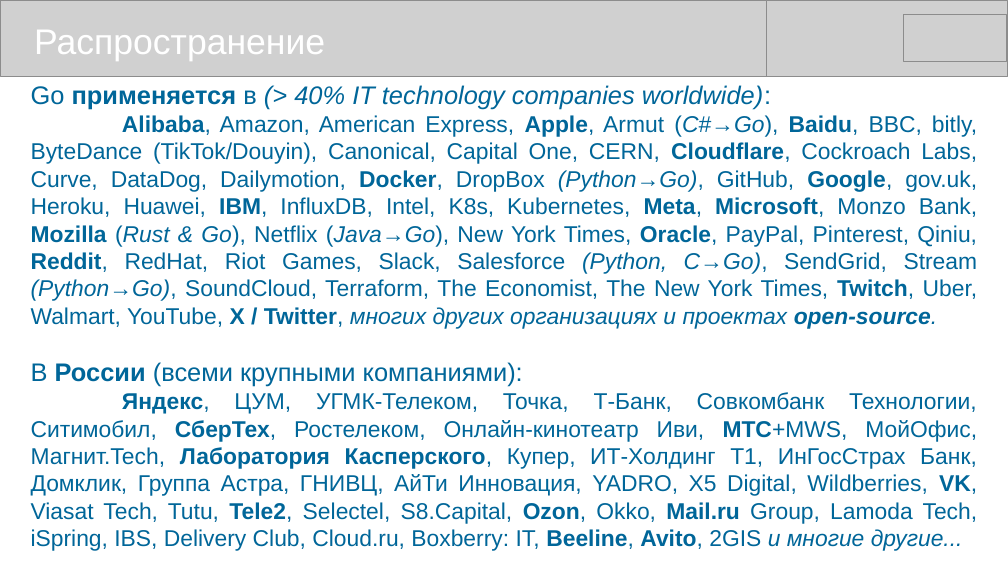
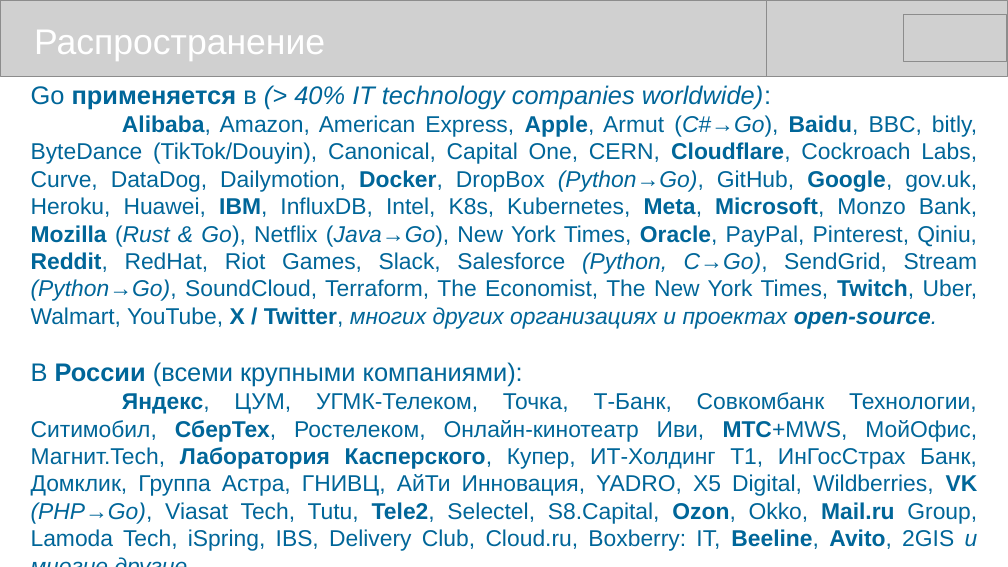
Before and after one commit to mike-shock/Go_language, a slide deck: slide 45 of Go_Preview.odp. Drawn at 1008x567 pixels with LibreOffice and Linux fonts; fonts in the diff are those of the drawing; grey boxes stand for pictures. Boxes give left, top, right and bottom in pixels: in the first picture for what was removed or moved away, otherwise in the second. Text is boxed around its words. In the diff, an @@ line names an element or a change of style, - is before the commit and + after.

```diff
--- a/Go_Preview.odp
+++ b/Go_Preview.odp
@@ text at [31, 392, 978, 551]: text changed @@
-Яндекс, ЦУМ, УГМК-Телеком, Точка, Т-Банк, Совкомбанк Технологии, Ситимобил, СберТех, Ростелеком, Онлайн-кинотеатр Иви, МТС+MWS, МойОфис, Магнит.Tech, Лаборатория Касперского, Купер, ИТ-Холдинг Т1, ИнГосСтрах Банк, Домклик, Группа Астра, ГНИВЦ, АйТи Инновация, YADRO, X5 Digital, Wildberries, VK, Viasat Tech, Tutu, Tele2, Selectel, S8.Capital, Ozon, Okko, Mail.ru Group, Lamoda Tech, iSpring, IBS, Delivery Club, Cloud.ru, Boxberry: IT, Beeline, Avito, 2GIS и многие другие...
+Яндекс, ЦУМ, УГМК-Телеком, Точка, Т-Банк, Совкомбанк Технологии, Ситимобил, СберТех, Ростелеком, Онлайн-кинотеатр Иви, МТС+MWS, МойОфис, Магнит.Tech, Лаборатория Касперского, Купер, ИТ-Холдинг Т1, ИнГосСтрах Банк, Домклик, Группа Астра, ГНИВЦ, АйТи Инновация, YADRO, X5 Digital, Wildberries, VK (PHP→Go), Viasat Tech, Tutu, Tele2, Selectel, S8.Capital, Ozon, Okko, Mail.ru Group, Lamoda Tech, iSpring, IBS, Delivery Club, Cloud.ru, Boxberry: IT, Beeline, Avito, 2GIS и многие другие...
```
Also in this commit, not shown: 2 other slides changed, 1 other file.
